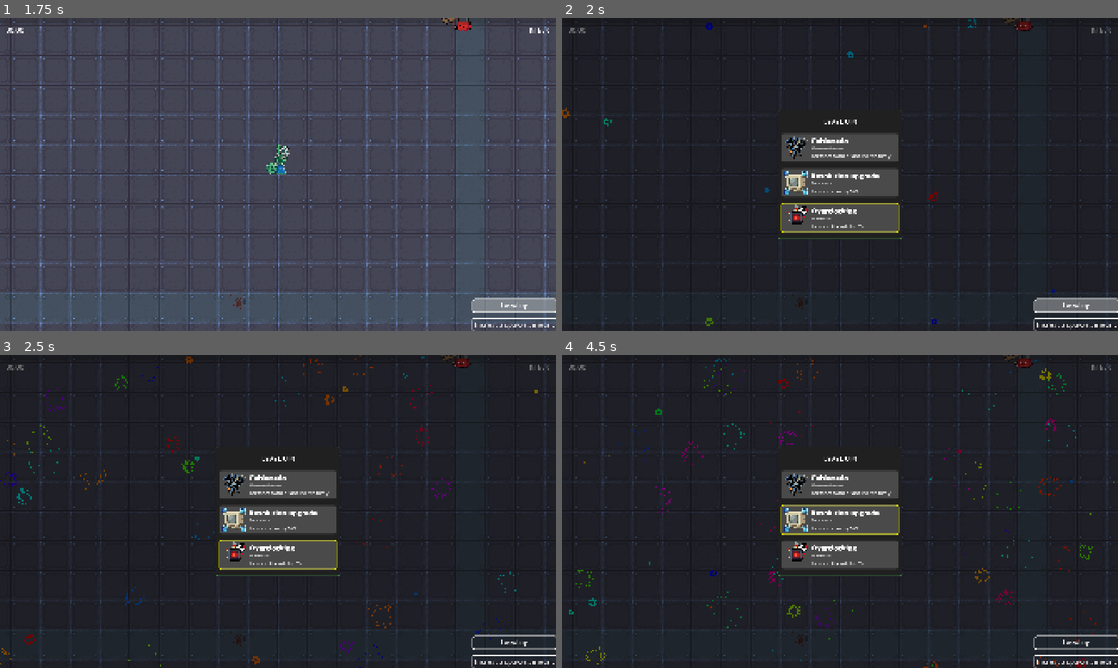
Above: before the commit, frames 1-4 (two rows, left to right).
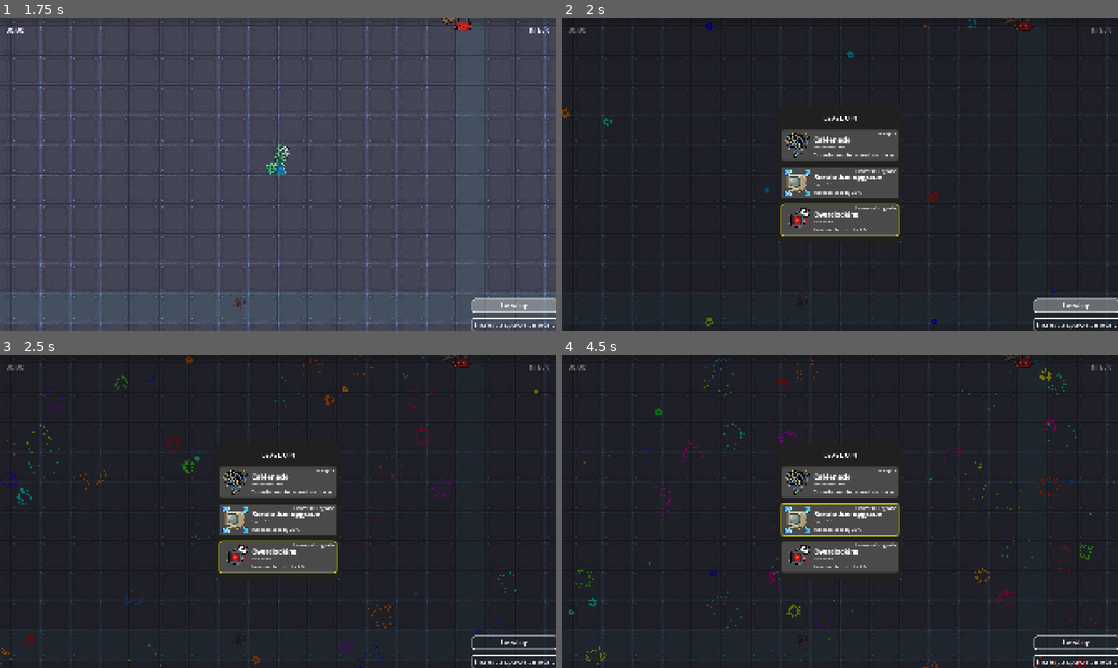
Above: after the commit, the same moments.

Repository: jcronenberg/hackweek-survivor
Game: Godot game, scene res://src/menu/menu.tscn
Same seed, same stepped clock (60 frames per second), same inputs: the game is played once before the commit and once after it.
Inputs (mouse positions are in pixels of both pictures, inside the frame that each line leads up to):
- Up to frame 1 (1.75 s): click "Play Game" at 0.5 s; click "Level up" at 1.25 s
- Up to frame 2 (2 s): no input
- Up to frame 3 (2.5 s): move the mouse to (400, 495) at 2.02 s; hold Right (ui_right) from 2.03 s (still down)
- Up to frame 4 (4.5 s): move the mouse to (728, 527) at 2.77 s; release Right (ui_right) at 2.78 s; hold Down (ui_down) 2.78-3.53 s; move the mouse to (895, 442) at 3.52 s; hold Right (ui_right) 3.53-4.28 s; move the mouse to (812, 574) at 4.27 s; hold Up (ui_up) from 4.28 s (still down)

Frame 1 is identical in both runs. In frame 2, 2.6% of the frame differs, in the area x 38-62%, y 28-72%; in frame 3, 2.6%; in frame 4, 2.8%.

Commit message:
Add description to upgrade entries

Diff:
--- a/src/ui/upgrade_item_entry.gd
+++ b/src/ui/upgrade_item_entry.gd
@@ -10,8 +10,10 @@
 	%WeaponIcon.texture = upgrade.icon
 	if upgrade is Weapon:
 		%UpgradeText.text = upgrade.get_next_upgrade().description
+		%EntryDescription.text = "Weapon"
 	else:
 		%UpgradeText.text = upgrade.description
+		%EntryDescription.text = "Universal upgrade"
 
 	pressed.connect(upgrade.level_up)
 
--- a/src/ui/upgrade_item_entry.tscn
+++ b/src/ui/upgrade_item_entry.tscn
@@ -9,6 +9,9 @@
 corner_radius_top_right = 4
 corner_radius_bottom_right = 4
 corner_radius_bottom_left = 4
+
+[sub_resource type="StyleBoxEmpty" id="StyleBoxEmpty_dpm6d"]
+content_margin_right = 4.0
 
 [sub_resource type="StyleBoxEmpty" id="StyleBoxEmpty_yewdp"]
 
@@ -38,7 +41,7 @@
 
 [node name="MarginContainer" type="MarginContainer" parent="HBoxContainer/CenterContainer"]
 layout_mode = 2
-theme_override_constants/margin_top = 8
+theme_override_constants/margin_top = 16
 theme_override_constants/margin_bottom = 8
 
 [node name="TextContainer" type="VBoxContainer" parent="HBoxContainer/CenterContainer/MarginContainer"]
@@ -74,6 +77,12 @@
 scroll_active = false
 autowrap_mode = 0
 
+[node name="EntryDescription" type="RichTextLabel" parent="."]
+unique_name_in_owner = true
+layout_mode = 2
+theme_override_styles/normal = SubResource("StyleBoxEmpty_dpm6d")
+horizontal_alignment = 2
+
 [node name="Button" type="Button" parent="."]
 unique_name_in_owner = true
 layout_mode = 2
Not shown: 1 places in src/ui/upgrade_item_entry.tscn that only renumber resources
